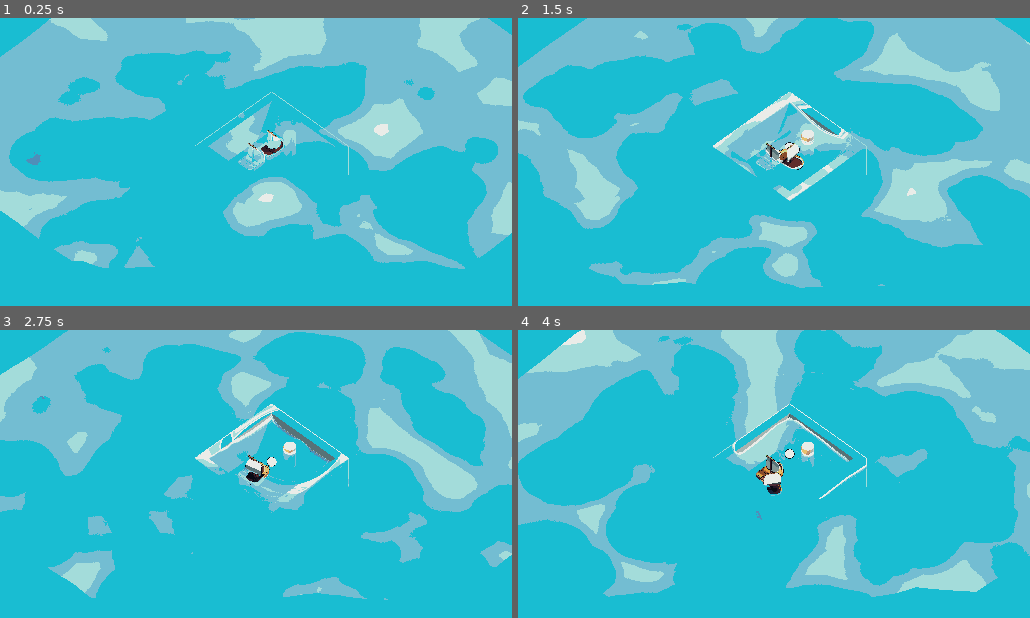
Above: before the commit, frames 1-4 (two rows, left to right).
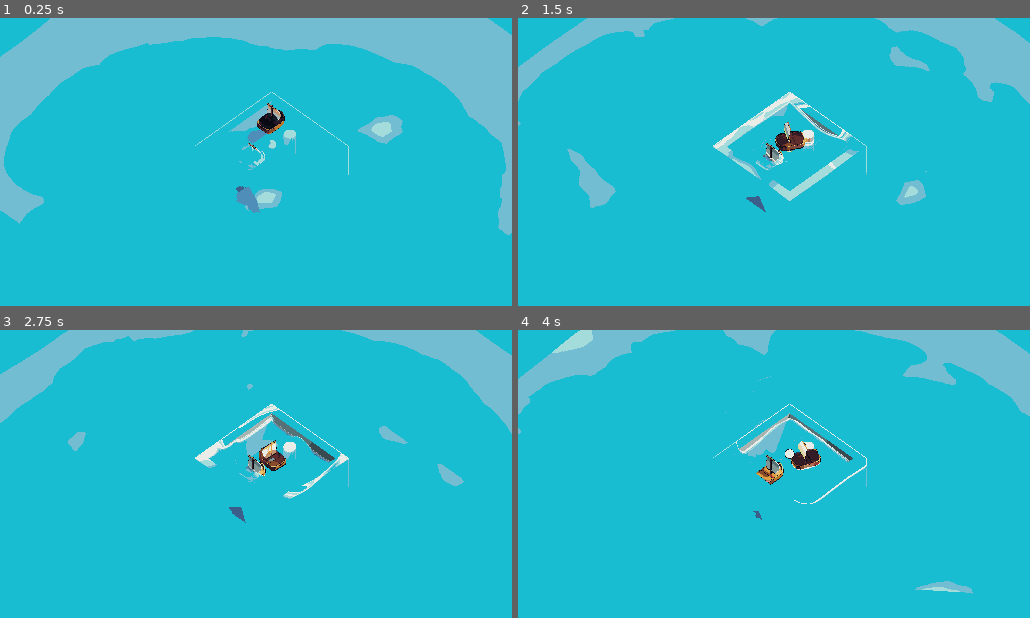
Above: after the commit, the same moments.

Repository: GANZAZz/ShipstyGodot
Game: Godot game, scene res://Scene/main.tscn
Same seed, same stepped clock (60 frames per second), same inputs: the game is played once before the commit and once after it. The engine's default icon, where the game draws it, is replaced by a stand-in: a white triangle on a blue panel in a dark square.
Inputs:
- Up to frame 1 (0.25 s): no input
- Up to frame 2 (1.5 s): hold Right (ui_right) 0.53-1.28 s; hold Down (ui_down) from 1.28 s (still down)
- Up to frame 3 (2.75 s): release Down (ui_down) at 2.03 s; hold Right (ui_right) from 2.03 s (still down)
- Up to frame 4 (4 s): release Right (ui_right) at 2.78 s; hold Up (ui_up) 2.78-3.53 s; hold Left (ui_left) from 3.53 s (still down)

The runs differ from the first frame. In frame 1, 30% of the frame differs, in the area x 0-100%, y 0-88%; in frame 2, 32%, in the area x 0-100%, y 0-94%; in frame 3, 26%; in frame 4, 30%.

Commit message:
изменение в воде. Сделал нормальное движение корабля

Diff:
--- a/Godot-Water-Ripple-Simulation-Shader-master/Scene/main.tscn
+++ b/Godot-Water-Ripple-Simulation-Shader-master/Scene/main.tscn
@@ -8,7 +8,6 @@
 [ext_resource type="Shader" path="res://Shaders/LimitColorOutput.gdshader" id="6_nnckg"]
 [ext_resource type="Texture2D" uid="uid://3m3ubpkk3ays" path="res://icon.svg" id="7_cegmh"]
 [ext_resource type="Shader" path="res://Shaders/Clouds.gdshader" id="8_ie7yu"]
-[ext_resource type="Script" path="res://Scripts/movement.gd" id="9_82bc6"]
 [ext_resource type="Script" path="res://Scripts/PhysOnWater.gd" id="9_txq3d"]
 [ext_resource type="PackedScene" uid="uid://bxtmertydechn" path="res://Meshes/shipsty.tscn" id="11_s6dx2"]
 [ext_resource type="Material" uid="uid://clyanmysnk36w" path="res://Shaders/MasksToSee-throughOtherObjects.tres" id="12_yr7lx"]
@@ -260,13 +259,13 @@
 
 [sub_resource type="CapsuleMesh" id="CapsuleMesh_kon40"]
 
-[sub_resource type="StandardMaterial3D" id="StandardMaterial3D_pkonb"]
-shading_mode = 0
-albedo_color = Color(0.929412, 0, 0, 1)
-
-[sub_resource type="CapsuleMesh" id="CapsuleMesh_632fk"]
-material = SubResource("StandardMaterial3D_pkonb")
-radius = 0.6
+[sub_resource type="StandardMaterial3D" id="StandardMaterial3D_u8u0x"]
+diffuse_mode = 3
+specular_mode = 1
+albedo_color = Color(1, 0, 0, 1)
+
+[sub_resource type="CapsuleMesh" id="CapsuleMesh_gmsih"]
+material = SubResource("StandardMaterial3D_u8u0x")
 
 [sub_resource type="BoxShape3D" id="BoxShape3D_kbd75"]
 size = Vector3(1.91333, 0.737022, 3.24738)
@@ -391,76 +390,74 @@
 size = 32.0
 far = 50.0
 
-[node name="CharacterBody3D" type="CharacterBody3D" parent="."]
-axis_lock_angular_x = true
-script = ExtResource("9_82bc6")
-
-[node name="Ship" type="RigidBody3D" parent="CharacterBody3D"]
+[node name="Ship" type="RigidBody3D" parent="."]
+transform = Transform3D(1, 0, 0, 0, 1, 0, 0, 0, 1, 0, 4.41103, 0)
 axis_lock_angular_x = true
 axis_lock_angular_z = true
 script = ExtResource("9_txq3d")
 
-[node name="ship" parent="CharacterBody3D/Ship" instance=ExtResource("11_s6dx2")]
-
-[node name="Mask" type="MeshInstance3D" parent="CharacterBody3D/Ship/ship"]
-transform = Transform3D(1.6, 0, 0, 0, -6.77527e-08, -1, 0, 1.55, -4.37114e-08, 0, 0.538607, 0)
+[node name="ship" parent="Ship" instance=ExtResource("11_s6dx2")]
+
+[node name="Mask" type="MeshInstance3D" parent="Ship/ship"]
+transform = Transform3D(2, 0, 0, 0, -6.9064e-08, -1.249, 0, 1.58, -5.45955e-08, 0, 0.853895, 0)
 material_override = ExtResource("12_yr7lx")
 mesh = SubResource("CapsuleMesh_kon40")
-skeleton = NodePath("../../../..")
-
-[node name="collision" type="MeshInstance3D" parent="CharacterBody3D/Ship/ship"]
-transform = Transform3D(2, 0, 0, 0, -4.37114e-08, -1, 0, 1, -4.37114e-08, 0, -0.0158501, 0)
+skeleton = NodePath("../../..")
+
+[node name="collision" type="MeshInstance3D" parent="Ship/ship"]
+transform = Transform3D(1, 0, 0, 0, 1, 0, 0, 0, 1, 0, 0.34392, 0.930065)
+layers = 524288
+mesh = SubResource("CapsuleMesh_gmsih")
+skeleton = NodePath("")
+
+[node name="capsuleColissionShape" type="CollisionShape3D" parent="Ship"]
+transform = Transform3D(1, 0, 0, 0, 1, 0, 0, 0, 1, 0, 0.683139, 0)
 visible = false
-layers = 524288
-mesh = SubResource("CapsuleMesh_632fk")
-skeleton = NodePath("")
-
-[node name="capsuleColissionShape" type="CollisionShape3D" parent="CharacterBody3D/Ship"]
-transform = Transform3D(1, 0, 0, 0, 1, 0, 0, 0, 1, 0, 0.683139, 0)
 shape = SubResource("BoxShape3D_kbd75")
 
-[node name="ProbeContainer" type="Node3D" parent="CharacterBody3D/Ship"]
-
-[node name="Marker3D" type="Marker3D" parent="CharacterBody3D/Ship/ProbeContainer"]
+[node name="ProbeContainer" type="Node3D" parent="Ship"]
+visible = false
+
+[node name="Marker3D" type="Marker3D" parent="Ship/ProbeContainer"]
 transform = Transform3D(1, 0, 0, 0, 1, 0, 0, 0, 1, 0.879835, 0, -0.975674)
 
-[node name="Marker3D2" type="Marker3D" parent="CharacterBody3D/Ship/ProbeContainer"]
+[node name="Marker3D2" type="Marker3D" parent="Ship/ProbeContainer"]
 transform = Transform3D(1, 0, 0, 0, 1, 0, 0, 0, 1, 1.02545, 0, -0.268044)
 
-[node name="Marker3D3" type="Marker3D" parent="CharacterBody3D/Ship/ProbeContainer"]
+[node name="Marker3D3" type="Marker3D" parent="Ship/ProbeContainer"]
 transform = Transform3D(1, 0, 0, 0, 1, 0, 0, 0, 1, 1.02043, 0, 0.631418)
 
-[node name="Marker3D4" type="Marker3D" parent="CharacterBody3D/Ship/ProbeContainer"]
+[node name="Marker3D4" type="Marker3D" parent="Ship/ProbeContainer"]
 transform = Transform3D(1, 0, 0, 0, 1, 0, 0, 0, 1, 0.0333257, 0.230672, 1.58803)
 
-[node name="Marker3D13" type="Marker3D" parent="CharacterBody3D/Ship/ProbeContainer"]
+[node name="Marker3D13" type="Marker3D" parent="Ship/ProbeContainer"]
 transform = Transform3D(1, 0, 0, 0, 1, 0, 0, 0, 1, 0.701162, 0.229053, 1.58803)
 
-[node name="Marker3D14" type="Marker3D" parent="CharacterBody3D/Ship/ProbeContainer"]
+[node name="Marker3D14" type="Marker3D" parent="Ship/ProbeContainer"]
 transform = Transform3D(1, 0, 0, 0, 1, 0, 0, 0, 1, 0.987378, 0.195849, 1.33195)
 
-[node name="Marker3D5" type="Marker3D" parent="CharacterBody3D/Ship/ProbeContainer"]
+[node name="Marker3D5" type="Marker3D" parent="Ship/ProbeContainer"]
 transform = Transform3D(1, 0, 0, 0, 1, 0, 0, 0, 1, -0.698218, 0.188149, 1.56813)
 
-[node name="Marker3D6" type="Marker3D" parent="CharacterBody3D/Ship/ProbeContainer"]
+[node name="Marker3D6" type="Marker3D" parent="Ship/ProbeContainer"]
 transform = Transform3D(1, 0, 0, 0, 1, 0, 0, 0, 1, -0.986939, 0.174612, 1.32392)
 
-[node name="Marker3D7" type="Marker3D" parent="CharacterBody3D/Ship/ProbeContainer"]
+[node name="Marker3D7" type="Marker3D" parent="Ship/ProbeContainer"]
 transform = Transform3D(1, 0, 0, 0, 1, 0, 0, 0, 1, -1.01707, 0, 0.607762)
 
-[node name="Marker3D8" type="Marker3D" parent="CharacterBody3D/Ship/ProbeContainer"]
+[node name="Marker3D8" type="Marker3D" parent="Ship/ProbeContainer"]
 transform = Transform3D(1, 0, 0, 0, 1, 0, 0, 0, 1, -1.02209, 0, -0.294569)
 
-[node name="Marker3D9" type="Marker3D" parent="CharacterBody3D/Ship/ProbeContainer"]
+[node name="Marker3D9" type="Marker3D" parent="Ship/ProbeContainer"]
 transform = Transform3D(1, 0, 0, 0, 1, 0, 0, 0, 1, -0.976897, 0, -0.934128)
 
-[node name="Marker3D10" type="Marker3D" parent="CharacterBody3D/Ship/ProbeContainer"]
+[node name="Marker3D10" type="Marker3D" parent="Ship/ProbeContainer"]
 transform = Transform3D(1, 0, 0, 0, 1, 0, 0, 0, 1, -0.68816, 0, -1.33881)
 
-[node name="Marker3D11" type="Marker3D" parent="CharacterBody3D/Ship/ProbeContainer"]
+[node name="Marker3D11" type="Marker3D" parent="Ship/ProbeContainer"]
 transform = Transform3D(1, 0, 0, 0, 1, 0, 0, 0, 1, 0.00543672, 0.0913206, -1.61036)
 
-[node name="Marker3D12" type="Marker3D" parent="CharacterBody3D/Ship/ProbeContainer"]
+[node name="Marker3D12" type="Marker3D" parent="Ship/ProbeContainer"]
 transform = Transform3D(1, 0, 0, 0, 1, 0, 0, 0, 1, 0.704422, 0.0160785, -1.32825)
 
 [node name="OmniLight3D" type="OmniLight3D" parent="."]
--- a/Godot-Water-Ripple-Simulation-Shader-master/Scripts/PhysOnWater.gd
+++ b/Godot-Water-Ripple-Simulation-Shader-master/Scripts/PhysOnWater.gd
@@ -17,11 +17,9 @@
 func _ready():
 	pass # Replace with function body.
 
-
 # Called every frame. 'delta' is the elapsed time since the previous frame.
 func _process(delta):
 	pass
-
 
 func _physics_process(delta):
 	submerged = false
@@ -30,6 +28,19 @@
 		if depth > 0:
 			submerged = true
 			apply_force(Vector3.UP * float_force * gravity * depth, p.global_position - global_position)
+	Move()
+
+func Move():
+
+	var basis = get_global_transform().basis
+
+	if Input.is_action_pressed("ui_up"):
+		apply_central_force(-basis.z * 18)
+	if Input.is_action_pressed("ui_left"):
+		apply_torque(Vector3(0, 15, 0))
+	if Input.is_action_pressed("ui_right"):
+		apply_torque(Vector3(0, -15, 0))
+
 
 func _integrate_forces(state: PhysicsDirectBodyState3D):
 	if submerged:
--- a/Godot-Water-Ripple-Simulation-Shader-master/Scripts/movement.gd
+++ b/Godot-Water-Ripple-Simulation-Shader-master/Scripts/movement.gd
@@ -1,7 +1,11 @@
 extends CharacterBody3D
 
+
+
 const SPEED = 3 # Скорость корабля
-const ROTATION_SPEED = 2 # Скорость поворота
+const ROTATION_SPEED = 1.5 # Скорость поворота
+
+var angular_acceleration = 0.5
 
 func _process(delta):
 	pass
@@ -16,13 +20,15 @@
 
 	# Get the input direction and handle the movement/deceleration.
 	# As good practice, you should replace UI actions with custom gameplay actions.
-	var input_dir = Input.get_vector("ui_left", "ui_right", "ui_up", "none")
+	var input_dir = Input.get_vector("ui_left", "ui_right", "ui_up", "ui_down")
 	var direction = (transform.basis * Vector3(input_dir.x, 0 , input_dir.y)).normalized()
 
 	if Input.is_action_pressed("ui_right"):
-		rotate_y(-ROTATION_SPEED * delta)  # Плавный поворот вправо
+		rotation.y = lerp_angle(rotation.y, atan2(direction.x, direction.z) - rotation.y, delta * angular_acceleration)
+		#rotate_y(-ROTATION_SPEED * delta)  # Плавный поворот вправо
 	elif Input.is_action_pressed("ui_left"):
-		rotate_y(ROTATION_SPEED * delta)
+		#rotate_y(ROTATION_SPEED * delta)
+		rotation.y = lerp_angle(rotation.y, atan2(-direction.x, -direction.z) - rotation.y, delta * angular_acceleration)
 
 	if direction:
 		velocity.x = direction.x * SPEED
--- a/Godot-Water-Ripple-Simulation-Shader-master/Shaders/main.tres
+++ b/Godot-Water-Ripple-Simulation-Shader-master/Shaders/main.tres
@@ -113,7 +113,7 @@
 default_input_values = [0, 0.0, 1, 1.0]
 
 [sub_resource type="VisualShaderNodeVectorOp" id="VisualShaderNodeVectorOp_whmah"]
-default_input_values = [0, Quaternion(0, 0, 0, 0), 1, Quaternion(0.62, 0.31, 0.31, 0.31)]
+default_input_values = [0, Quaternion(0, 0, 0, 0), 1, Quaternion(1.25, 1.25, 1.25, 1.25)]
 op_type = 2
 operator = 5
 
@@ -210,7 +210,6 @@
 op_type = 2
 
 [sub_resource type="VisualShaderNodeVectorOp" id="VisualShaderNodeVectorOp_6pcra"]
-default_input_values = [0, Vector3(0, 0, 0), 1, Vector3(0.2, 0.2, 0.2)]
 
 [sub_resource type="VisualShaderNodeInput" id="VisualShaderNodeInput_olx2s"]
 input_name = "uv"
@@ -282,7 +281,7 @@
 
 
 // VectorOp:18
-	vec3 n_in18p1 = vec3(0.20000, 0.20000, 0.20000);
+	vec3 n_in18p1 = vec3(0.00000, 0.00000, 0.00000);
 	vec3 n_out18p0 = n_out15p0 + n_in18p1;
 
 
@@ -374,7 +373,7 @@
 
 
 // VectorOp:38
-	vec4 n_in38p1 = vec4(0.62000, 0.31000, 0.31000, 0.31000);
+	vec4 n_in38p1 = vec4(1.25000, 1.25000, 1.25000, 1.25000);
 	vec4 n_out38p0 = pow(n_out33p0, n_in38p1);
 
 
@@ -546,6 +545,7 @@
 
 }
 "
+graph_offset = Vector2(-54.4135, -203.206)
 nodes/vertex/0/position = Vector2(1000, 80)
 nodes/vertex/2/node = SubResource("VisualShaderNodeInput_olx2s")
 nodes/vertex/2/position = Vector2(-820, 100)
--- a/Godot-Water-Ripple-Simulation-Shader-master/Shaders/tile.tres
+++ b/Godot-Water-Ripple-Simulation-Shader-master/Shaders/tile.tres
@@ -8,7 +8,7 @@
 shading_mode = 0
 diffuse_mode = 3
 specular_mode = 1
-albedo_color = Color(0, 0.560784, 0.752941, 1)
+albedo_color = Color(0, 0.831373, 0.909804, 0.87451)
 heightmap_scale = 0.002
 heightmap_deep_parallax = true
 heightmap_min_layers = 8
Not shown: 1 places in Godot-Water-Ripple-Simulation-Shader-master/Materials/Ship.tres that only renumber resources
Not shown: 1 places in Godot-Water-Ripple-Simulation-Shader-master/Meshes/shipsty.tscn that only renumber resources
Not shown: 1 places in Godot-Water-Ripple-Simulation-Shader-master/Scene/main.tscn that only renumber resources
